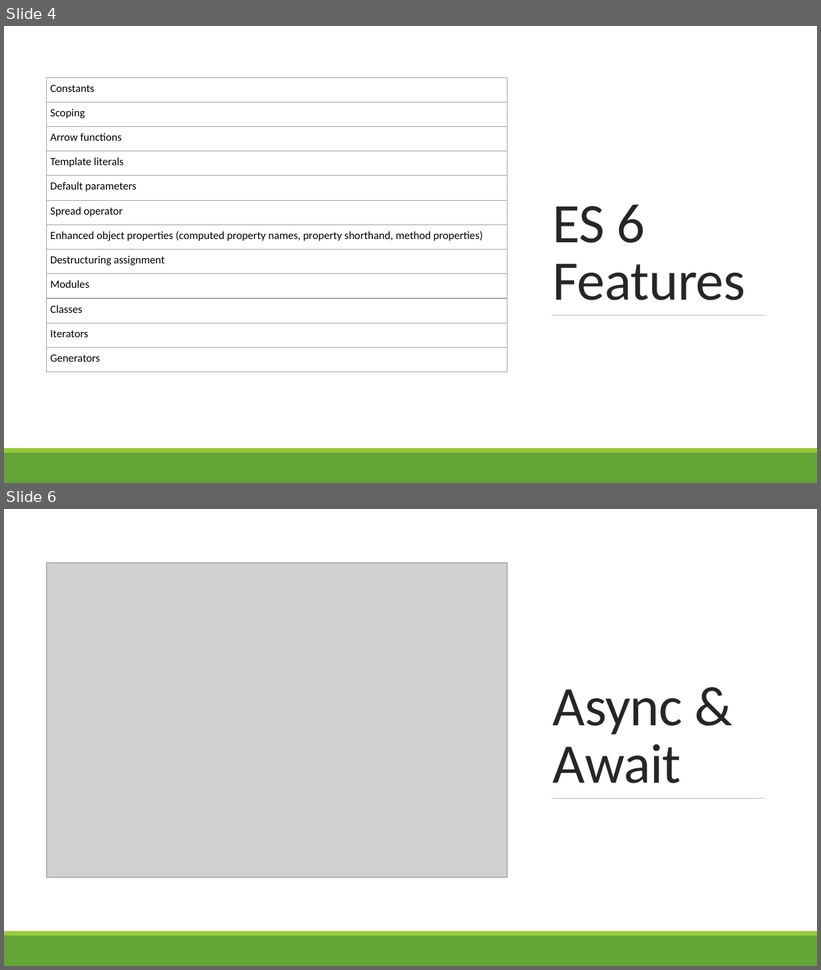
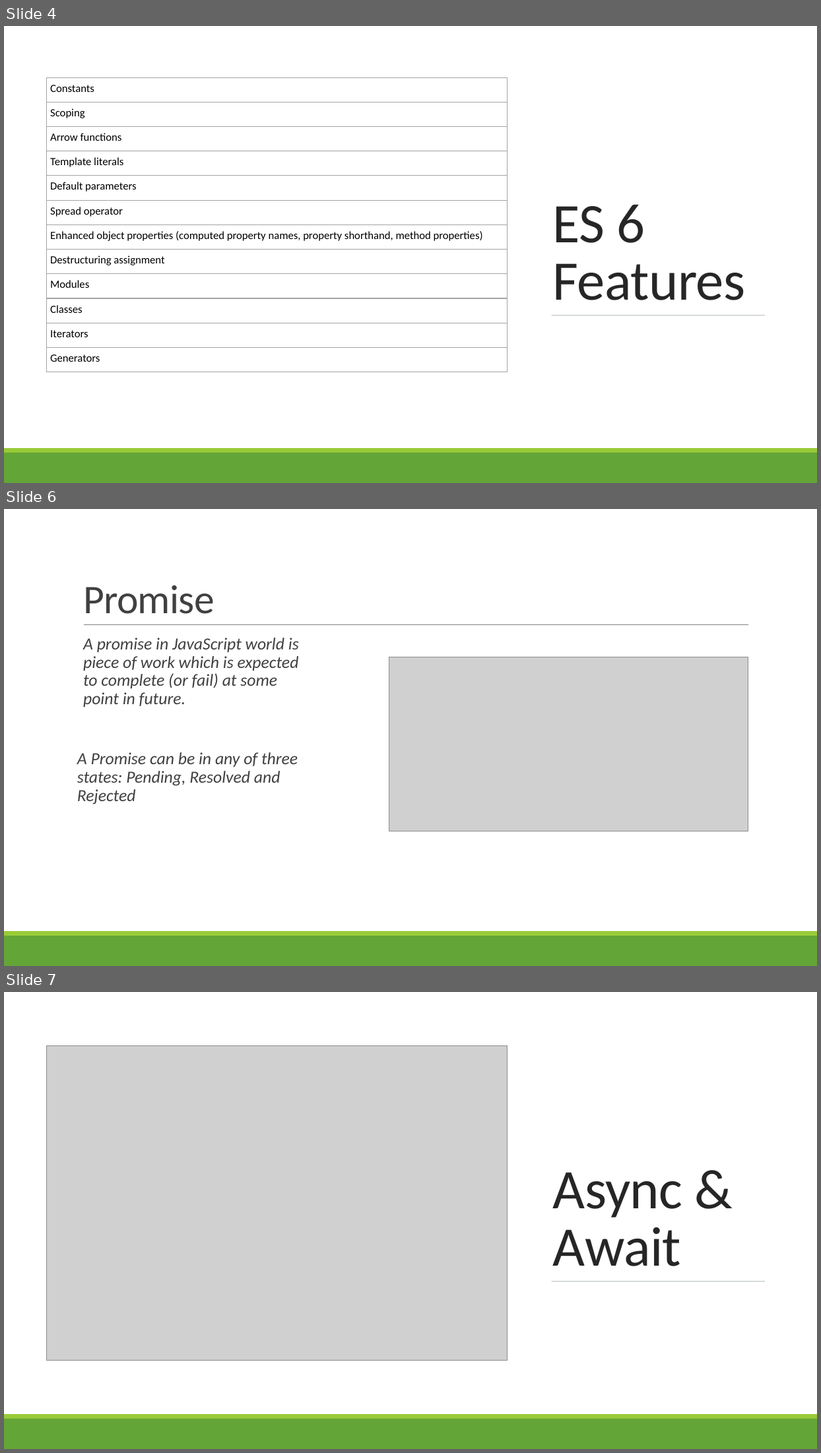
Before and after one commit to sriksmachi/nodejs-trainingmaterial, a slide deck: ppt/async-es6-nodejs.pptx. Shown one above the other, each under a label of ours: slides 4 and 6 before the commit, slides 4, 6 and 7 after it; the slides between them are not shown. The pictures are 821x970 and 821x1453 pixels, drawn with LibreOffice and Linux fonts; fonts in the diff are those of the drawing; grey boxes stand for pictures. Boxes give left, top, right and bottom in pixels: in the first picture for what was removed or moved away, otherwise in the second. Text is boxed around its words. In the diff, an @@ line names an element or a change of style, - is before the commit and + after.

```diff
--- a/ppt/async-es6-nodejs.pptx
+++ b/ppt/async-es6-nodejs.pptx
@@ slide 6 added at <box>4,509,817,966</box>, background #FFFFFF @@
@@ title added at <box>83,585,215,614</box>, 48 pt, text #404040 @@
+Promise
@@ line added from (84, 625) to (748, 625), #808080 0.5 pt @@
@@ text added at <box>77,638,299,805</box>, 20 pt, text #404040, italic @@
+  A promise in JavaScript world is piece of work which is expected to complete (or fail) at some point in future.
+A Promise can be in any of three states: Pending, Resolved and Rejected
@@ picture added at <box>389,657,748,832</box> @@
@@ rectangle added at <box>4,936,817,966</box>, fill #63A537 @@
@@ rectangle added at <box>4,931,817,936</box>, fill #99CB38 @@
@@ what was slide 6 is now slide 7 @@
```
Also in this commit, not shown: 1 slide changed, 1 other slide added, 10 other files.
